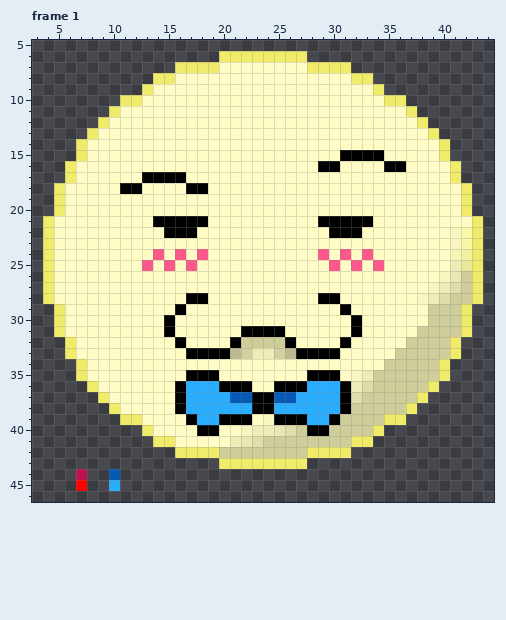
Two versions of one pixel-art file, assets/art/main_player1.aseprite. The picture above is the old version.
48x50 pixels, 2 frames. Colours within 5 levels of each other are drawn and written as one. Shown: frame 1: x 3..44, y 5..46. The commit also changed other frames, which this record leaves out.
After the commit:
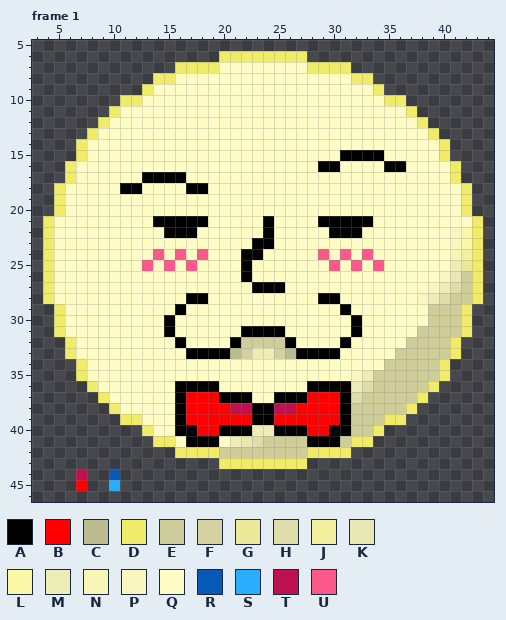
Palette (. is transparent): A #000000  B #ff0000  C #bcbb90  D #f0ec69  E #cfce9b  F #d3d1a1  G #ebe999  H #dfdda9  J #f3f0a0  K #e9e8b2  L #faf7a6  M #efedb7  N #f8f6b6  P #f9f7bf  Q #fffdc5  R #065ab5  S #29adff  T #be1250  U #fc598a
From old to new:
layer "red bowtie" now shown
Frame 1, layers "red bowtie", "Face":
Colour A replaces colour E in row 39 at x 31; in row 40 at x 27 and 30 to 31; in row 41 at x 28 to 30.
Colour A replaces colour H in row 40 at x 26.
Colour A replaces colour K in row 40 at x 25.
Colour A replaces colour P in row 39 at x 24; in row 40 at x 22.
Colour A replaces colour Q in rows 21 to 22 at x 24; in row 23 at x 23 to 24; in row 24 at x 22 to 23; in rows 25 to 26 at x 22; in row 27 at x 23 to 25; in row 39 at x 16 and 23.
Colour A replaces colour Q in row 40 at x 16 to 17 and 20 to 21; in row 41 at x 17 to 19.
Colour A replaces colour R in row 37 at x 21 to 22 and 25 to 26.
Colour A replaces colour S in row 36 at x 17 to 19 and 28 to 30; in row 37 at x 20 and 27.
Colour B replaces colour A in row 39 at x 17, 20 to 22, 25 to 27 and 30; in row 40 at x 18 to 19 and 28 to 29.
Colour B replaces colour S in row 37 at x 17 to 19 and 28 to 30; in row 38 at x 17 to 20 and 27 to 30; in row 39 at x 18 to 19 and 28 to 29.
Colour Q replaces colour A in row 35 at x 17 to 19 and 28 to 30; in row 36 at x 20 to 22 and 25 to 27; in row 37 at x 23 to 24.
Colour T replaces colour S in row 38 at x 21 to 22 and 25 to 26.
Boxes around the changes in both pictures, in picture pixels (x1, y1, x2, y2):
changed: (241, 216, 285, 293)
changed: (175, 370, 351, 447)
